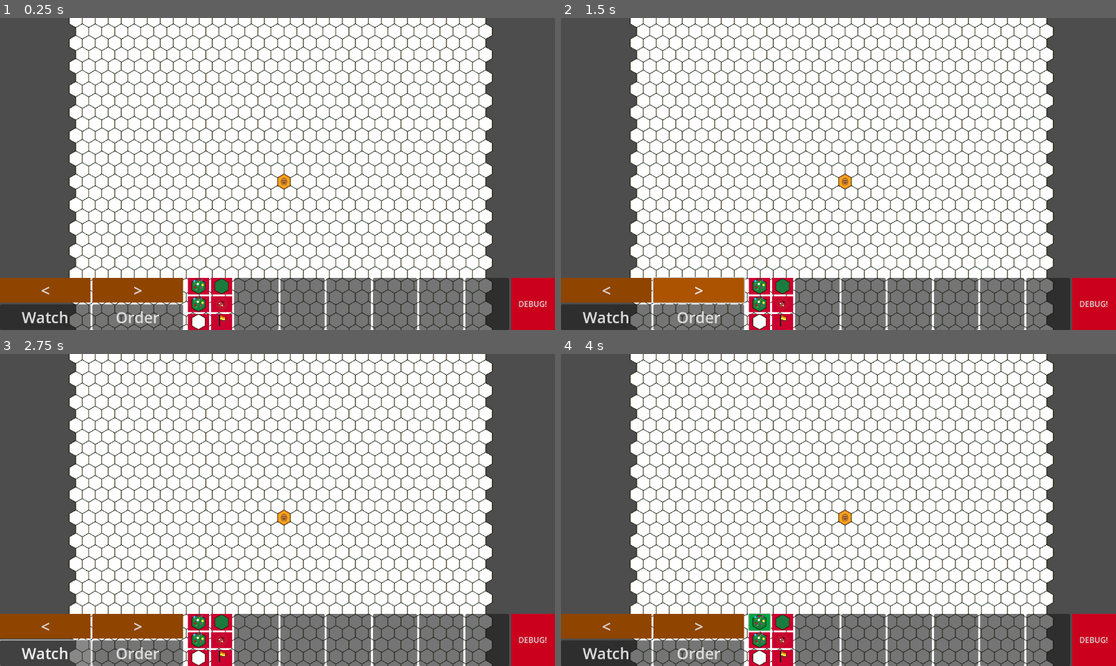
Above: before the commit, frames 1-4 (two rows, left to right).
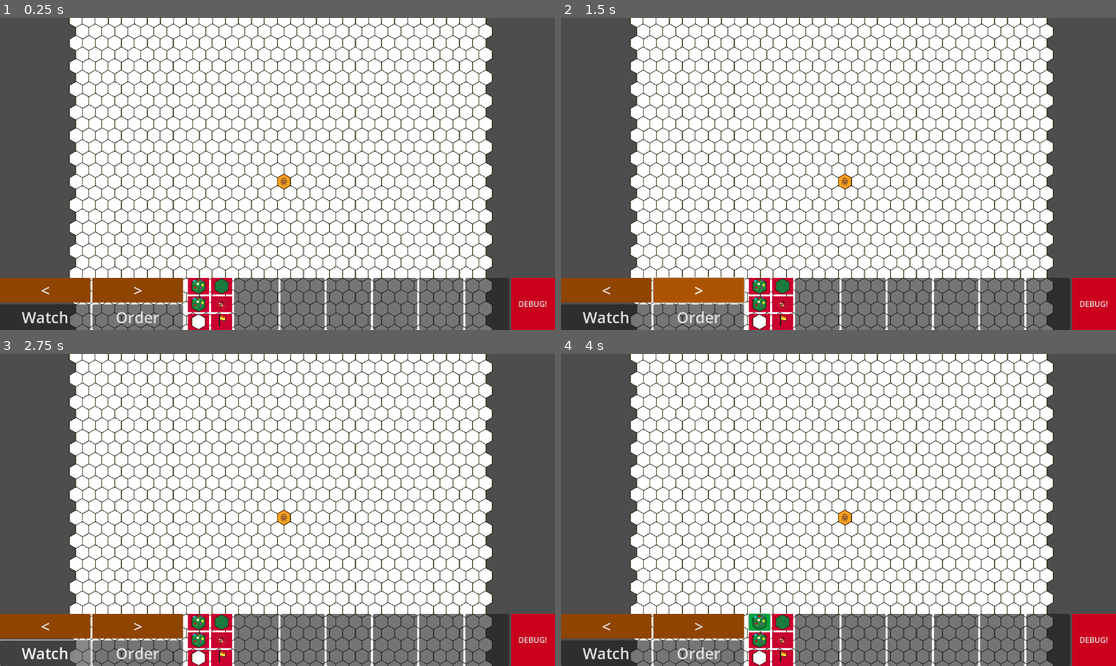
Above: after the commit, the same moments.

Repository: ARCsweden/GameJam2025Fall
Game: Godot game, scene res://Scenes/GameNode.tscn
Two runs of this game, one before a commit and one after it. Both use one fixed random seed, a clock stepped at 60 frames per second and the inputs below.
Inputs (mouse positions are in pixels of both pictures, inside the frame that each line leads up to):
- Up to frame 1 (0.25 s): no input
- Up to frame 2 (1.5 s): click "<" at 0.5 s; click ">" at 1.25 s
- Up to frame 3 (2.75 s): click "Watch" at 2 s
- Up to frame 4 (4 s): click "Order" at 2.75 s; click (760, 622) at 3.5 s

The runs differ from the first frame. In frame 1, 5.8% of the frame differs, in the area x 12-88%, y 0-100%; in frame 2, 5.7%; in frame 3, 5.8%; in frame 4, 5.8%.

Commit message:
Added map zoom and pan

Diff:
--- a/dancing-queen/Scenes/World.tscn
+++ b/dancing-queen/Scenes/World.tscn
@@ -31,11 +31,10 @@
 
 [node name="Camera2D" type="Camera2D" parent="."]
 limit_enabled = false
-drag_horizontal_enabled = true
-drag_vertical_enabled = true
 script = ExtResource("3_p70al")
 
 [node name="PlayerTileMapLayer" type="TileMapLayer" parent="."]
+texture_filter = 1
 tile_set = ExtResource("4_uqhvw")
 script = ExtResource("5_45d1s")
 pathfinding_enabled = true
@@ -43,12 +42,15 @@
 [node name="TileMapLayerDebug" parent="." instance=ExtResource("1_doo4g")]
 visible = false
 z_index = 1
+texture_filter = 1
 script = null
 
 [node name="DangerTileMapLayer" type="TileMapLayer" parent="."]
+texture_filter = 1
 tile_set = ExtResource("4_uqhvw")
 
 [node name="FlagTileMapLayer" type="TileMapLayer" parent="."]
+texture_filter = 1
 tile_set = ExtResource("4_uqhvw")
 
 [connection signal="hovering_changed" from="PlayerTileMapLayer" to="PlayerTileMapLayer" method="_on_hovering_changed"]
--- a/dancing-queen/Scenes/camera_control.gd
+++ b/dancing-queen/Scenes/camera_control.gd
@@ -1,8 +1,26 @@
 extends Camera2D
 
-#func _input(event):
+func _input(event):
 	## Mouse in viewport coordinates.
-	#if event is InputEventMouseButton:
+	if event is InputEventMouseMotion:
+		if Input.is_mouse_button_pressed(MOUSE_BUTTON_MIDDLE):
+			position -= event.relative / zoom.x
+			print(event.relative)
+
+	if event is InputEventMouseButton:
+		if event.is_pressed():
+			# zoom in
+			if event.button_index == MOUSE_BUTTON_WHEEL_UP:
+				#zoom_pos = get_global_mouse_position()
+				# call the zoom function
+				zoom += Vector2(0.1,0.1)
+			# zoom out
+			if event.button_index == MOUSE_BUTTON_WHEEL_DOWN:
+				#zoom_pos = get_global_mouse_position()
+				# call the zoom function
+				zoom -= Vector2(0.1,0.1)
+
+
 		#print("Mouse Click/Unclick at: ", event.position)
 	#elif event is InputEventMouseMotion:
 		#print("Mouse Motion at: ", event.position)
Not shown: 1 places in dancing-queen/Scenes/hive_view.tscn that only renumber resources
